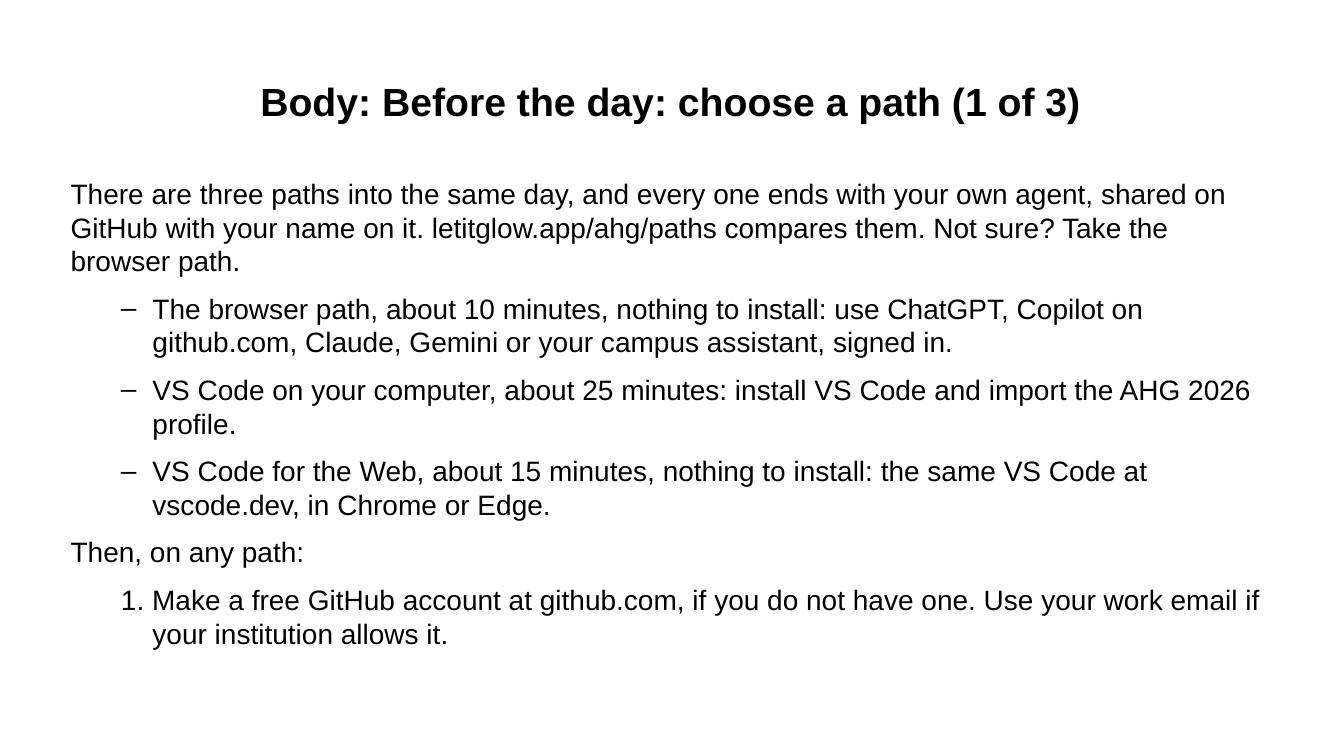
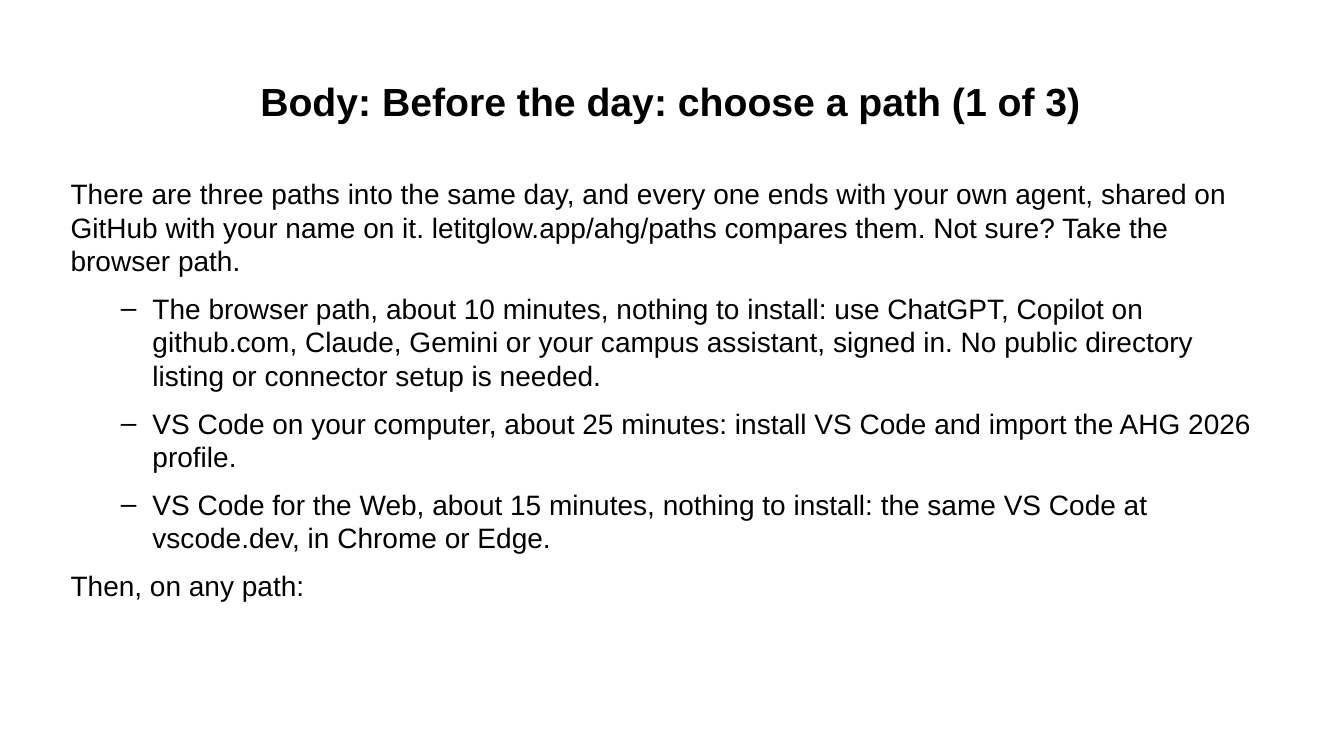
Before and after one commit to Community-Access/glow, a slide deck: slide 5 of docs/ahg-2026/pre-event-message.pptx. Drawn at 1344x756 pixels with LibreOffice and Linux fonts; fonts in the diff are those of the drawing. Boxes give left, top, right and bottom in pixels: in the first picture for what was removed or moved away, otherwise in the second. Text is boxed around its words. In the diff, an @@ line names an element or a change of style, - is before the commit and + after.

```diff
--- a/docs/ahg-2026/pre-event-message.pptx
+++ b/docs/ahg-2026/pre-event-message.pptx
@@ text at box(152, 298, 1192, 391): text changed @@
-  – The browser path, about 10 minutes, nothing to install: use ChatGPT, Copilot on github.com, Claude, Gemini or your campus assistant, signed in.
+  – The browser path, about 10 minutes, nothing to install: use ChatGPT, Copilot on github.com, Claude, Gemini or your campus assistant, signed in. No public directory listing or connector setup is needed.
@@ text at box(121, 589, 1259, 649): paragraph removed @@
-  1. Make a free GitHub account at github.com, if you do not have one. Use your work email if your institution allows it.
```
Also in this commit, not shown: 1 other slide changed, 18 other files.
